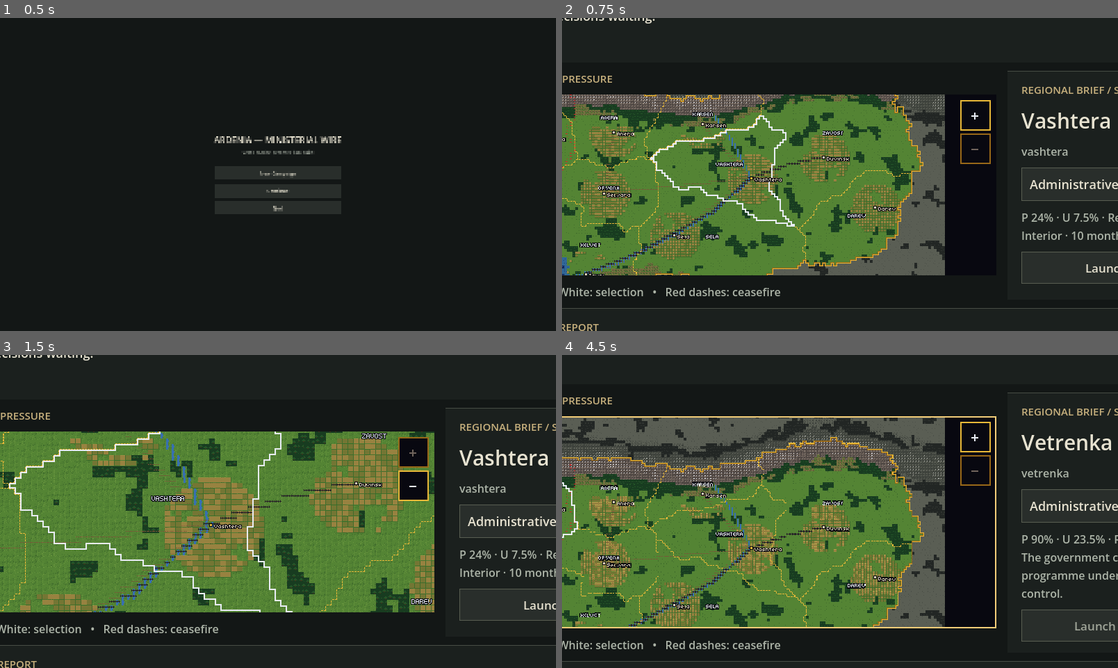
Above: before the commit, frames 1-4 (two rows, left to right).
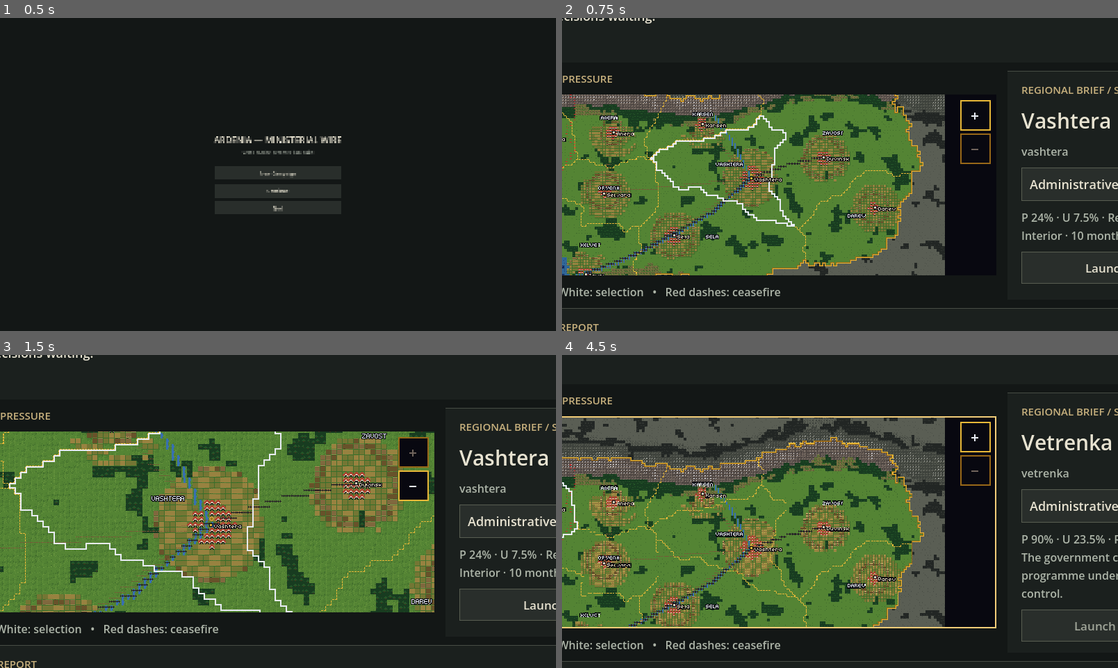
Above: after the commit, the same moments.

Repository: RatiOni/Political-Sim-Game
Game: Godot game, scene res://scenes/menu.tscn
Two runs of this game, one before a commit and one after it. Both use one fixed random seed, a clock stepped at 60 frames per second and the inputs below.
Inputs (mouse positions are in pixels of both pictures, inside the frame that each line leads up to):
- Up to frame 1 (0.5 s): no input
- Up to frame 2 (0.75 s): click "New Campaign" at 0.5 s
- Up to frame 3 (1.5 s): click "+" at 1.25 s
- Up to frame 4 (4.5 s): click "-" at 2 s; tap Enter at 2.75, 4.25 s; drag from (712, 520) to (895, 442) at 2.77 s; tap Space (pause) at 3.5 s; drag from (728, 527) to (812, 574) at 3.52 s; move the mouse to (895, 442) at 4.27 s; hold Right (ui_right) from 4.28 s (still down); tap 2 (speed_2) at 4.35 s

Frame 1 is identical in both runs. In frame 2, 1.9% of the frame differs, in the area x 0-59%, y 32-83%; in frame 3, 4.6%, in the area x 3-79%, y 24-83%; in frame 4, 2.1%.

Commit message:
feat(godot): towns, lights and fields grow on the pixel map
Co-Authored-By: Claude Sonnet 5.5 <noreply@anthropic.com>

Diff:
--- a/godot/scripts/map/ardenia_map.gd
+++ b/godot/scripts/map/ardenia_map.gd
@@ -27,6 +27,8 @@
 var zoom := 1
 var terrain_layer := TileMapLayer.new()
 var growth_layer := TileMapLayer.new()
+var growth_desired: Dictionary = {}
+var growth_tween: Tween
 var lines_rect := TextureRect.new()
 var zoom_in_button := Button.new()
 var zoom_out_button := Button.new()
@@ -47,6 +49,7 @@
 var _dusk_textures: Dictionary = {}
 var _lines: Dictionary = {}
 var _dusk := false
+var _growth_started := false
 var _user_zoomed := false
 var _screen_scale := 1.0
 var _base := Vector2.ZERO
@@ -79,6 +82,7 @@
 	zoom_in_button.visible = not unavailable
 	zoom_out_button.visible = not unavailable
 	_layout()
+	_paint_growth()
 
 
 func _notification(what: int) -> void:
@@ -215,6 +219,10 @@
 	return _source(terrain_layer.tile_set).texture
 
 
+func is_dusk() -> bool:
+	return _dusk
+
+
 func set_dusk(on: bool) -> void:
 	if unavailable:
 		return
@@ -222,6 +230,7 @@
 	for px in _tilesets:
 		_source(_tilesets[px]).texture = _dusk_textures[px] if on else _day_textures[px]
 	_apply_lines()
+	GrowthPainter.refresh_lights(self)
 
 
 func _apply_lines() -> void:
@@ -362,7 +371,18 @@
 		if region is Dictionary and region.has("id"):
 			regions[str(region["id"])] = region.duplicate(true)
 	selected_id = selection if polygons.has(selection) else ""
+	_paint_growth()
 	_redraw()
+
+
+func _paint_growth() -> void:
+	if unavailable or _geo == null or terrain_layer.tile_set == null or regions.is_empty():
+		return
+	var all_targets := {}
+	for id in regions:
+		all_targets[id] = GrowthLayers.targets(regions[id], _geo, _tiles)
+	GrowthPainter.apply(self, all_targets, _growth_started)
+	_growth_started = true
 
 
 func select_region(region_id: String) -> void:
--- /dev/null
+++ b/godot/scripts/map/growth_layers.gd
@@ -0,0 +1,154 @@
+class_name GrowthLayers
+extends RefCounted
+
+const TOWN_CEILING := 40
+const CAPITAL_CEILING := 60
+const TOWN_SLOPE := 0.6963
+const TOWN_OFFSET := -1.924
+const CAPITAL_FACTOR := 1.5
+const CAPITAL_CITY_WEIGHT := 2.0
+const TOWN_RADIUS := 12
+const FARM_REACH_BASE := 14.0
+const FARM_REACH_SPAN := 10.0
+const TOWER_DEVELOPMENT := 0.6
+const TOWER_EVERY := 6
+const FARM_FLOOR := 0.05
+const FARM_CEILING := 0.6
+const FARM_SLOPE := 0.55
+const LIGHT_DEVELOPMENT_WEIGHT := 0.85
+const LIGHT_POPULATION_WEIGHT := 0.1
+const LIGHT_POPULATION_SCALE := 2000.0
+const FALLOW_WEIGHT := 0.9
+const BUILDABLE: Array[String] = ["sand", "grass", "farm", "fallow", "forest", "hills"]
+const ARABLE: Array[String] = ["grass", "farm", "fallow"]
+
+
+static func town_tiles(population_k: float, is_capital: bool) -> int:
+	var base := maxf(1.0, TOWN_SLOPE * sqrt(maxf(0.0, population_k)) + TOWN_OFFSET)
+	if is_capital:
+		return mini(CAPITAL_CEILING, roundi(base * CAPITAL_FACTOR))
+	return mini(TOWN_CEILING, roundi(base))
+
+
+static func lit_share(development: float, population_k: float) -> float:
+	var people := clampf(population_k / LIGHT_POPULATION_SCALE, 0.0, 1.0)
+	return clampf(clampf(development, 0.0, 1.0) * LIGHT_DEVELOPMENT_WEIGHT + people * LIGHT_POPULATION_WEIGHT, 0.0, 1.0)
+
+
+static func farm_share(development: float) -> float:
+	return clampf(FARM_FLOOR + FARM_SLOPE * development, FARM_FLOOR, FARM_CEILING)
+
+
+static func farm_reach(development: float) -> float:
+	return FARM_REACH_BASE + FARM_REACH_SPAN * clampf(development, 0.0, 1.0)
+
+
+static func fallow_share(development: float, pressure: float) -> float:
+	return clampf(pressure, 0.0, 1.0) * (1.0 - clampf(development, 0.0, 1.0)) * FALLOW_WEIGHT
+
+
+static func stable_hash(cell: Vector2i, salt: int = 0) -> int:
+	return ((cell.x * 73856093) ^ (cell.y * 19349663) ^ (salt * 83492791)) & 0x7fffffff
+
+
+static func hash_order(cells: Array, salt: int = 0) -> Array[Vector2i]:
+	var ordered: Array[Vector2i] = []
+	ordered.assign(cells)
+	ordered.sort_custom(func(a: Vector2i, b: Vector2i) -> bool:
+		var ha := stable_hash(a, salt)
+		var hb := stable_hash(b, salt)
+		return ha < hb or (ha == hb and (a.y < b.y or (a.y == b.y and a.x < b.x))))
+	return ordered
+
+
+static func kind_at(tiles: Dictionary, cell: Vector2i) -> String:
+	if cell.x < 0 or cell.y < 0 or cell.x >= TileBaker.GRID.x or cell.y >= TileBaker.GRID.y:
+		return ""
+	return TileArt.KINDS[tiles["kinds"][cell.y * TileBaker.GRID.x + cell.x]]
+
+
+static func cells_for_town(center: Vector2i, count: int, tiles: Dictionary) -> Array[Vector2i]:
+	var region := TileBaker.region_at_tile(tiles, center)
+	var candidates: Array[Vector2i] = []
+	for dy in range(-TOWN_RADIUS, TOWN_RADIUS + 1):
+		for dx in range(-TOWN_RADIUS, TOWN_RADIUS + 1):
+			var cell := center + Vector2i(dx, dy)
+			if kind_at(tiles, cell) in BUILDABLE and TileBaker.region_at_tile(tiles, cell) == region:
+				candidates.append(cell)
+	candidates.sort_custom(func(a: Vector2i, b: Vector2i) -> bool:
+		var da := (a - center).length_squared()
+		var db := (b - center).length_squared()
+		return da < db or (da == db and (a.y < b.y or (a.y == b.y and a.x < b.x))))
+	var out: Array[Vector2i] = []
+	out.assign(candidates.slice(0, count))
+	return out
+
+
+static func targets(row: Dictionary, geo: MapGeometry, tiles: Dictionary) -> Dictionary:
+	var region_id := String(row.get("id", ""))
+	var region := geo.region_ids.find(region_id)
+	var population := float(row.get("population", 0.0))
+	var development := float(row.get("development", 0.0))
+	var pressure := float(row.get("pressure", 0.0))
+	var towns := _town_cells(region_id, population, geo, tiles)
+	var farm := _farm_cells(region, towns["cells"], towns["centres"], development, tiles)
+	var fallow_count := roundi(farm.size() * fallow_share(development, pressure))
+	var lit_count := mini(towns["houses"].size(), roundi(towns["cells"].size() * lit_share(development, population)))
+	return {
+		"town_cells": towns["cells"],
+		"tower_cells": towns["towers"] if development >= TOWER_DEVELOPMENT else [] as Array[Vector2i],
+		"capital_cells": towns["capitals"],
+		"lit_cells": hash_order(towns["houses"], 1).slice(0, lit_count),
+		"farm_cells": farm,
+		"fallow_cells": farm.slice(farm.size() - fallow_count),
+	}
+
+
+static func _town_cells(region_id: String, population: float, geo: MapGeometry, tiles: Dictionary) -> Dictionary:
+	var cities := geo.cities.filter(func(c: Dictionary) -> bool: return c["region"] == region_id)
+	var weight_total := 0.0
+	for city in cities:
+		weight_total += CAPITAL_CITY_WEIGHT if city["capital"] else 1.0
+	var taken := {}
+	var out := {"cells": [] as Array[Vector2i], "houses": [] as Array[Vector2i], "towers": [] as Array[Vector2i], "capitals": [] as Array[Vector2i], "centres": [] as Array[Vector2i]}
+	for city in cities:
+		var share := (CAPITAL_CITY_WEIGHT if city["capital"] else 1.0) / weight_total
+		var centre := Vector2i(Vector2(city["point"]) * Vector2(TileBaker.GRID))
+		var cells := cells_for_town(centre, town_tiles(population * share, city["capital"]), tiles)
+		out["centres"].append(centre)
+		for cell in cells:
+			if taken.has(cell):
+				continue
+			taken[cell] = true
+			out["cells"].append(cell)
+			if city["capital"] and cell == cells[0]:
+				out["capitals"].append(cell)
+			elif stable_hash(cell, 2) % TOWER_EVERY == 0:
+				out["towers"].append(cell)
+			else:
+				out["houses"].append(cell)
+	return out
+
+
+static func _farm_cells(region: int, town: Array, centres: Array, development: float, tiles: Dictionary) -> Array[Vector2i]:
+	var occupied := {}
+	for cell in town:
+		occupied[cell] = true
+	var reach := {}
+	var limit := farm_reach(development)
+	var span := ceili(limit)
+	for centre in centres:
+		for dy in range(-span, span + 1):
+			for dx in range(-span, span + 1):
+				var cell: Vector2i = centre + Vector2i(dx, dy)
+				var distance := Vector2(dx, dy).length()
+				if distance > limit or occupied.has(cell) or kind_at(tiles, cell) not in ARABLE or TileBaker.region_at_tile(tiles, cell) != region:
+					continue
+				if not reach.has(cell) or distance < reach[cell]:
+					reach[cell] = distance
+	var ordered: Array = reach.keys()
+	ordered.sort_custom(func(a: Vector2i, b: Vector2i) -> bool:
+		return reach[a] < reach[b] or (reach[a] == reach[b] and (a.y < b.y or (a.y == b.y and a.x < b.x))))
+	var out: Array[Vector2i] = []
+	out.assign(ordered.slice(0, roundi(ordered.size() * farm_share(development))))
+	return out
--- /dev/null
+++ b/godot/scripts/map/growth_painter.gd
@@ -0,0 +1,74 @@
+class_name GrowthPainter
+extends RefCounted
+
+const FLIP_SECONDS := 1.0
+const NONE := Vector2i(-1, -1)
+
+
+static func apply(map: ArdeniaMap, all_targets: Dictionary, animate: bool) -> void:
+	map.growth_desired = _desired(all_targets)
+	if map.growth_tween != null and map.growth_tween.is_valid():
+		map.growth_tween.kill()
+	var changed: Array[Vector2i] = []
+	var cells := {}
+	for cell in map.growth_layer.get_used_cells():
+		cells[cell] = true
+	for cell in map.growth_desired:
+		cells[cell] = true
+	for cell in cells:
+		if map.growth_layer.get_cell_atlas_coords(cell) != _coords(map, cell):
+			changed.append(cell)
+	if not animate or changed.is_empty() or not map.is_inside_tree():
+		for cell in changed:
+			paint(map, cell)
+		return
+	var ordered := GrowthLayers.hash_order(changed, 3)
+	var flipped := {"count": 0}
+	map.growth_tween = map.create_tween()
+	map.growth_tween.tween_method(func(progress: float) -> void:
+		var due := mini(ordered.size(), ceili(progress * ordered.size()))
+		while flipped["count"] < due:
+			paint(map, ordered[flipped["count"]])
+			flipped["count"] += 1, 0.0, 1.0, FLIP_SECONDS)
+
+
+static func refresh_lights(map: ArdeniaMap) -> void:
+	for cell in map.growth_desired:
+		if map.growth_desired[cell]["lit"] and map.growth_layer.get_cell_atlas_coords(cell) != NONE:
+			paint(map, cell)
+
+
+static func paint(map: ArdeniaMap, cell: Vector2i) -> void:
+	var coords := _coords(map, cell)
+	if coords == NONE:
+		map.growth_layer.erase_cell(cell)
+	else:
+		map.growth_layer.set_cell(cell, 0, coords)
+
+
+static func _coords(map: ArdeniaMap, cell: Vector2i) -> Vector2i:
+	if not map.growth_desired.has(cell):
+		return NONE
+	var entry: Dictionary = map.growth_desired[cell]
+	var sprite: String = "house_lit" if entry["lit"] and map.is_dusk() else entry["sprite"]
+	var at: Array = TileArt.index()[sprite]
+	return Vector2i(at[0], at[1])
+
+
+static func _desired(all_targets: Dictionary) -> Dictionary:
+	var out := {}
+	for region_id in all_targets:
+		var targets: Dictionary = all_targets[region_id]
+		for cell in targets["farm_cells"]:
+			out[cell] = {"sprite": TileArt.variant_key("farm", GrowthLayers.stable_hash(cell) % TileArt.VARIANTS), "lit": false}
+		for cell in targets["fallow_cells"]:
+			out[cell] = {"sprite": TileArt.variant_key("fallow", GrowthLayers.stable_hash(cell) % TileArt.VARIANTS), "lit": false}
+		for cell in targets["town_cells"]:
+			out[cell] = {"sprite": "house", "lit": false}
+		for cell in targets["tower_cells"]:
+			out[cell] = {"sprite": "tower", "lit": false}
+		for cell in targets["capital_cells"]:
+			out[cell] = {"sprite": "capital", "lit": false}
+		for cell in targets["lit_cells"]:
+			out[cell]["lit"] = true
+	return out
--- /dev/null
+++ b/godot/tests/map/test_growth_layers.gd
@@ -0,0 +1,139 @@
+extends SceneTree
+
+const TestSupportScript = preload("res://scripts/native/testing/test_support.gd")
+const WATER := ["deep_sea", "sea", "shallows"]
+const BASE_POPULATION := 200.0
+const BASE_DEVELOPMENT := 0.3
+
+var t = TestSupportScript.new()
+
+
+func _initialize() -> void:
+	_run.call_deferred()
+
+
+func _frames(count: int = 3) -> void:
+	for _i in range(count):
+		await process_frame
+
+
+func _rows(geo: MapGeometry, population: float, development: float, pressure: float = 0.1) -> Array:
+	var rows: Array = []
+	for id in geo.region_ids:
+		rows.append({"id": id, "population": population, "development": development, "pressure": pressure, "control": "full"})
+	return rows
+
+
+func _kind(tiles: Dictionary, cell: Vector2i) -> String:
+	return TileArt.KINDS[tiles["kinds"][cell.y * TileBaker.GRID.x + cell.x]]
+
+
+func _count_sprite(map: ArdeniaMap, sprite: String) -> int:
+	var coords := Vector2i(TileArt.index()[sprite][0], TileArt.index()[sprite][1])
+	var total := 0
+	for cell in map.growth_layer.get_used_cells():
+		if map.growth_layer.get_cell_atlas_coords(cell) == coords:
+			total += 1
+	return total
+
+
+func _check_curves() -> void:
+	var previous := 0
+	for pop in [0.0, 10.0, 50.0, 100.0, 400.0, 1000.0, 5000.0, 100000.0]:
+		var n := GrowthLayers.town_tiles(pop, false)
+		t.truth(n >= previous and n <= 40, "town_tiles(%d) = %d is monotonic and bounded" % [pop, n])
+		previous = n
+	t.equal(GrowthLayers.town_tiles(50.0, false), 3, "50k people fill 3 tiles")
+	t.equal(GrowthLayers.town_tiles(400.0, false), 12, "400k people fill 12 tiles")
+	t.truth(absi(GrowthLayers.town_tiles(1000.0, true) - 30) <= 1, "the capital at 1,000k fills about 30 tiles")
+	t.equal(GrowthLayers.town_tiles(1.0e9, true), 60, "the capital ceiling is 60")
+	t.equal(GrowthLayers.town_tiles(1.0e9, false), 40, "the default ceiling is 40")
+	t.truth(GrowthLayers.farm_share(0.9) >= GrowthLayers.farm_share(0.2), "development grows the farm share")
+	t.near(GrowthLayers.farm_share(-1.0), 0.05, 1e-6, "farm share floors at 0.05")
+	t.near(GrowthLayers.farm_share(5.0), 0.6, 1e-6, "farm share caps at 0.6")
+	t.truth(GrowthLayers.farm_reach(0.9) > GrowthLayers.farm_reach(0.2), "development widens the fields")
+	t.truth(GrowthLayers.lit_share(0.9, 500.0) >= GrowthLayers.lit_share(0.2, 500.0), "development grows the lit share")
+	t.truth(GrowthLayers.lit_share(0.5, 2000.0) >= GrowthLayers.lit_share(0.5, 100.0), "population grows the lit share")
+	t.truth(GrowthLayers.lit_share(5.0, 1.0e9) <= 1.0 and GrowthLayers.lit_share(-1.0, 0.0) >= 0.0, "lit share stays within 0..1")
+	t.truth(GrowthLayers.fallow_share(0.1, 0.9) > 0.0, "pressure with low development leaves fields fallow")
+	t.equal(GrowthLayers.fallow_share(0.1, 0.0), 0.0, "no pressure leaves no field fallow")
+
+
+func _check_cells(geo: MapGeometry, tiles: Dictionary) -> void:
+	for city in geo.cities:
+		var centre := Vector2i(Vector2(city["point"]) * Vector2(TileBaker.GRID))
+		var region := geo.region_ids.find(city["region"])
+		var cells := GrowthLayers.cells_for_town(centre, 30, tiles)
+		t.equal(cells, GrowthLayers.cells_for_town(centre, 30, tiles), "%s's cells are deterministic" % city["name"])
+		t.equal(cells.size(), 30, "%s gets all 30 cells" % city["name"])
+		t.truth((cells[0] - centre).length() <= 3.0, "%s grows outward from beside its own tile" % city["name"])
+		var clean := true
+		for c in cells:
+			clean = clean and _kind(tiles, c) not in WATER and _kind(tiles, c) != "river" and TileBaker.region_at_tile(tiles, c) == region
+		t.truth(clean, "%s's cells are dry land inside %s" % [city["name"], city["region"]])
+		t.equal(GrowthLayers.cells_for_town(centre, 12, tiles), cells.slice(0, 12), "%s's smaller town is a prefix of its larger one" % city["name"])
+	var row := {"id": "vashtera", "population": 1500.0, "development": 0.8, "pressure": 0.1, "control": "full"}
+	var targets := GrowthLayers.targets(row, geo, tiles)
+	for key in ["town_cells", "lit_cells", "farm_cells", "fallow_cells"]:
+		t.truth(targets.has(key), "targets carry %s" % key)
+	var town: Array = targets["town_cells"]
+	var seen := {}
+	for c in town + targets["farm_cells"]:
+		seen[c] = true
+	t.equal(seen.size(), town.size() + targets["farm_cells"].size(), "town and farm cells never overlap")
+	t.truth(targets["lit_cells"].all(func(c: Vector2i) -> bool: return c in town), "lit cells are town cells")
+	t.truth(targets["fallow_cells"].all(func(c: Vector2i) -> bool: return c in targets["farm_cells"]), "fallow cells are farm cells")
+	t.truth(targets["tower_cells"].size() > 0, "a developed region raises towers")
+	var low := GrowthLayers.targets({"id": "vashtera", "population": 1500.0, "development": 0.3, "pressure": 0.1, "control": "full"}, geo, tiles)
+	t.equal(low["tower_cells"].size(), 0, "an undeveloped region raises no towers")
+	var bigger := GrowthLayers.targets({"id": "vashtera", "population": 4500.0, "development": 0.8, "pressure": 0.1, "control": "full"}, geo, tiles)
+	t.truth(bigger["town_cells"].size() > town.size(), "more people fill more town cells")
+	t.equal(targets, GrowthLayers.targets(row, geo, tiles), "targets are deterministic")
+
+
+func _run() -> void:
+	var geo := MapGeometry.load_world()
+	var tiles := TileBaker.load_tiles()
+	_check_curves()
+	_check_cells(geo, tiles)
+
+	root.size = Vector2i(1920, 1080)
+	var map: ArdeniaMap = (load("res://scenes/map/ardenia_map.tscn") as PackedScene).instantiate()
+	root.add_child(map)
+	await _frames()
+	t.equal(map.growth_layer.get_used_cells().size(), 0, "nothing grows before a snapshot")
+
+	map.apply_snapshot(_rows(geo, BASE_POPULATION, BASE_DEVELOPMENT), "")
+	var before := map.growth_layer.get_used_cells().size()
+	var houses := _count_sprite(map, "house")
+	t.truth(before > 0 and houses > 0, "the first snapshot paints towns and fields at once")
+	t.truth(_count_sprite(map, "capital") == 1, "the capital carries one capital marker")
+	t.equal(_count_sprite(map, "house_lit"), 0, "no lights burn by day")
+
+	map.apply_snapshot(_rows(geo, BASE_POPULATION * 3.0, 0.9), "")
+	t.equal(map.growth_layer.get_used_cells().size(), before, "a later snapshot starts flipping, not jumping")
+	await create_timer(1.6).timeout
+	var after := map.growth_layer.get_used_cells().size()
+	t.truth(after > before, "tripled population and development paint more cells (%d to %d)" % [before, after])
+	t.truth(_count_sprite(map, "house") > houses, "more houses stand")
+	t.truth(_count_sprite(map, "tower") > 0, "towers rise at high development")
+
+	map.apply_snapshot(_rows(geo, BASE_POPULATION * 3.0, 0.9), "")
+	t.equal(map.growth_layer.get_used_cells().size(), after, "an unchanged snapshot changes nothing")
+
+	var town_total := _count_sprite(map, "house") + _count_sprite(map, "tower") + _count_sprite(map, "capital")
+	map.set_dusk(true)
+	var lit := _count_sprite(map, "house_lit")
+	var expected := GrowthLayers.lit_share(0.9, BASE_POPULATION * 3.0)
+	t.truth(lit > 0, "dusk lights the houses")
+	t.truth(absf(float(lit) / float(town_total) - expected) < 0.12, "about the lit share burns (%d of %d against %.2f)" % [lit, town_total, expected])
+	map.set_dusk(false)
+	t.equal(_count_sprite(map, "house_lit"), 0, "day puts the lights out")
+
+	map.apply_snapshot(_rows(geo, BASE_POPULATION, BASE_DEVELOPMENT), "")
+	await create_timer(1.6).timeout
+	t.equal(map.growth_layer.get_used_cells().size(), before, "shrinking regions clear their cells again")
+
+	map.queue_free()
+	await _frames()
+	quit(t.finish())
Not shown, added: godot/scripts/map/growth_layers.gd.uid
Not shown, added: godot/scripts/map/growth_painter.gd.uid
Not shown, added: godot/tests/map/test_growth_layers.gd.uid
